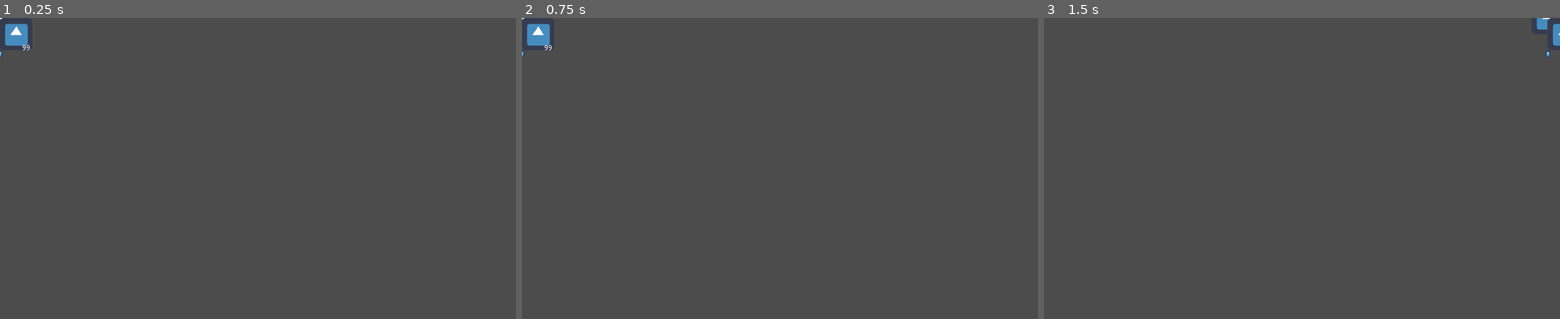
Above: before the commit, frames 1-3 (left to right).
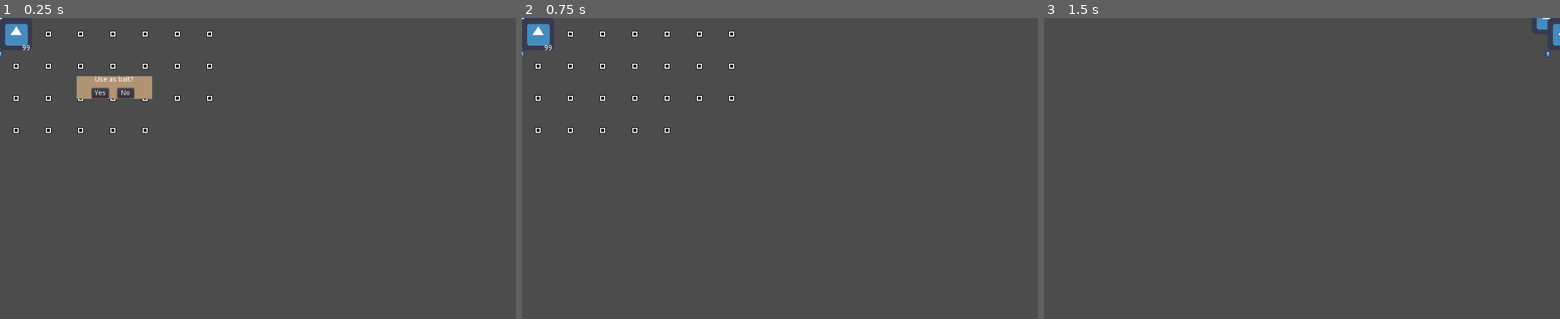
Above: after the commit, the same moments.

Repository: Jimmy-s-Test-Site/20210122_feel_good_jam
Game: Godot game, scene res://Abdullah Folder/Player Things/Player.tscn
Two runs of this game, one before a commit and one after it. Both use one fixed random seed, a clock stepped at 60 frames per second and the inputs below. The project has no main scene, so this scene is started directly. The engine's default icon, where the game draws it, is replaced by a stand-in: a white triangle on a blue panel in a dark square.
Inputs (mouse positions are in pixels of both pictures, inside the frame that each line leads up to):
- Up to frame 1 (0.25 s): no input
- Up to frame 2 (0.75 s): click (620, 93) at 0.5 s, where only the run after the commit has a clickable "Yes"
- Up to frame 3 (1.5 s): tap Enter at 1.25 s; move the mouse to (1415, 153) at 1.27 s; hold D (right) from 1.28 s (still down); tap Space (cast_hook) at 1.35 s; click (1415, 153) at 1.42 s

The runs differ from the first frame. In frame 1, 1.6% of the frame differs, in the area x 2-42%, y 4-39%; in frame 2, 0.7%; in frame 3, nothing differs.

Commit message:
uthdfdghzdfgfdthmhdghhdmdf

Diff:
--- a/Feel Good Jam/Abdullah Folder/Inventory Things/Bait Prompt.gd
+++ b/Feel Good Jam/Abdullah Folder/Inventory Things/Bait Prompt.gd
@@ -1,11 +1,16 @@
 extends ColorRect
 
-signal bait_used
+export (Resource) var inventory
+signal bait_confirmed
 
 func _on_No_pressed():
 	self.visible = false
 
 
 func _on_Yes_pressed():
-	emit_signal("bait_used")
+#	inventory.stack_item(rand_range(25) ,-1)
 	self.visible = false
+
+func _on_BaitPrompt_bait_used(item):
+	print("somethoong")
+	self.visible = true
--- a/Feel Good Jam/Abdullah Folder/Inventory Things/Bait Prompt.tscn
+++ b/Feel Good Jam/Abdullah Folder/Inventory Things/Bait Prompt.tscn
@@ -1,6 +1,7 @@
-[gd_scene load_steps=2 format=2]
+[gd_scene load_steps=3 format=2]
 
 [ext_resource path="res://Abdullah Folder/Inventory Things/Bait Prompt.gd" type="Script" id=1]
+[ext_resource path="res://Abdullah Folder/Inventory Things/Inventory.tres" type="Resource" id=2]
 
 [node name="BaitPrompt" type="ColorRect"]
 anchor_left = 0.5
@@ -16,6 +17,7 @@
 __meta__ = {
 "_edit_use_anchors_": false
 }
+inventory = ExtResource( 2 )
 
 [node name="Text" type="Label" parent="."]
 margin_left = 35.9594
--- a/Feel Good Jam/Abdullah Folder/Inventory Things/InventoryDisplay.tscn
+++ b/Feel Good Jam/Abdullah Folder/Inventory Things/InventoryDisplay.tscn
@@ -7,6 +7,8 @@
 [node name="InventoryDisplay" type="GridContainer"]
 anchor_right = 1.0
 anchor_bottom = 1.0
+size_flags_horizontal = 0
+size_flags_vertical = 0
 custom_constants/vseparation = 0
 custom_constants/hseparation = 0
 columns = 7
--- a/Feel Good Jam/Abdullah Folder/Inventory Things/InventorySlotDisplay.gd
+++ b/Feel Good Jam/Abdullah Folder/Inventory Things/InventorySlotDisplay.gd
@@ -1,5 +1,8 @@
 extends CenterContainer
 
+signal bait_used
+
+var has_item = false
 #var inventory = preload("res://Abdullah Folder/Inventory Things/Inventory.tres")
 
 export (Resource) var inventory
@@ -12,9 +15,11 @@
 
 func display_item(item):
 	if item is Item:
+		has_item = true
 		itemTextureRect.texture = item.texture
 		itemAmountLabel.text = str(item.amount)
 	else:
+		has_item = false
 		#itemTextureRect.texture = load("res://Abdullah Folder/Inventory Things/Untitled.png")
 		itemTextureRect.texture = item_texture_miiiiine
 		itemAmountLabel.text = ""
@@ -47,3 +52,29 @@
 		inventory.swap_items(my_item_index, data.item_index)
 		inventory.set_item(my_item_index, data.item)
 #	inventory.drag_data = null
+
+func _input(event):
+	if has_item:
+		if event is InputEventMouseButton:
+			if event.button_index == BUTTON_RIGHT and event.pressed:
+				var my_item_index = get_index()
+				var my_item =  inventory.items[my_item_index]
+				var global_position = self.get_global_transform().get_origin()
+				var global_scale = self.get_global_transform().get_scale()
+
+				var edges = {
+					"left" : global_position.x,
+					"right" :global_position.x + (self.rect_size.x * global_scale.x),
+					"top" : global_position.y,
+					"bottom" : global_position.y + (self.rect_size.y * global_scale.y)
+				}
+				if (
+					event.global_position.x > edges.left
+					and event.global_position.x < edges.right
+					and event.global_position.y > edges.top
+					and event.global_position.y < edges.bottom
+				):
+					emit_signal("bait_used", my_item, my_item_index)
+
+#func _on_InventorySlotDisplay_focus_entered():
+#	print("sup homie")
--- a/Feel Good Jam/Abdullah Folder/Inventory Things/InventorySlotDisplay.tscn
+++ b/Feel Good Jam/Abdullah Folder/Inventory Things/InventorySlotDisplay.tscn
@@ -1,22 +1,26 @@
-[gd_scene load_steps=2 format=2]
+[gd_scene load_steps=4 format=2]
 
 [ext_resource path="res://Abdullah Folder/Inventory Things/InventorySlotDisplay.gd" type="Script" id=1]
+[ext_resource path="res://Abdullah Folder/Inventory Things/Untitled.png" type="Texture" id=2]
+[ext_resource path="res://Abdullah Folder/Inventory Things/Inventory.tres" type="Resource" id=3]
 
 [node name="InventorySlotDisplay" type="CenterContainer"]
 anchor_right = 1.0
 anchor_bottom = 1.0
+margin_right = -960.0
+margin_bottom = -536.0
 size_flags_horizontal = 3
 size_flags_vertical = 3
 script = ExtResource( 1 )
 __meta__ = {
 "_edit_use_anchors_": false
 }
+inventory = ExtResource( 3 )
+item_texture_miiiiine = ExtResource( 2 )
 
 [node name="ItemTextureRect" type="TextureRect" parent="."]
-margin_left = 480.0
-margin_top = 268.0
-margin_right = 544.0
-margin_bottom = 332.0
+margin_right = 64.0
+margin_bottom = 64.0
 rect_min_size = Vector2( 64, 64 )
 stretch_mode = 4
 
--- a/Feel Good Jam/Abdullah Folder/Player Things/Player.gd
+++ b/Feel Good Jam/Abdullah Folder/Player Things/Player.gd
@@ -70,12 +70,14 @@
 # engine defined functions
 
 func _ready() -> void:
-#	while true:
+	var barr = $InventoryContainer/CenterContainer/InventoryDisplay
+	for slot in barr.get_children():
+		slot.connect("bait_used", $BaitPrompt,"_on_BaitPrompt_bait_used")
+	#while true:
 #		yield(get_tree().create_timer(1), "timeout")
 #		inventory.push_item(items_list.FISH_TYPES.Worm)
 	#$AnimationPlayer.playback_speed = 2
 	#$AnimationPlayer.play("Walking")
-	pass
 
 var isTrue = 99
 func _physics_process(delta : float) -> void:
@@ -84,7 +86,6 @@
 	self.animation_manager()
 	while isTrue > 0:
 		add_item()
-		print("hey")
 		isTrue -= 1
 
 func add_item():
--- a/Feel Good Jam/Abdullah Folder/Player Things/Player.tscn
+++ b/Feel Good Jam/Abdullah Folder/Player Things/Player.tscn
@@ -1,10 +1,11 @@
-[gd_scene load_steps=7 format=2]
+[gd_scene load_steps=8 format=2]
 
 [ext_resource path="res://Abdullah Folder/Player Things/Player.gd" type="Script" id=1]
 [ext_resource path="res://Abdullah Folder/Player Things/Rod.tscn" type="PackedScene" id=2]
 [ext_resource path="res://icon.png" type="Texture" id=3]
 [ext_resource path="res://Abdullah Folder/Inventory Things/Inventory.tres" type="Resource" id=4]
 [ext_resource path="res://Abdullah Folder/Inventory Things/InventoryContainer.tscn" type="PackedScene" id=5]
+[ext_resource path="res://Abdullah Folder/Inventory Things/Bait Prompt.tscn" type="PackedScene" id=6]
 
 [sub_resource type="CapsuleShape2D" id=1]
 
@@ -25,4 +26,10 @@
 [node name="Rod" parent="." instance=ExtResource( 2 )]
 
 [node name="InventoryContainer" parent="." instance=ExtResource( 5 )]
+
+[node name="BaitPrompt" parent="." instance=ExtResource( 6 )]
+margin_left = 151.762
+margin_top = 115.997
+margin_right = 301.762
+margin_bottom = 160.997
 [connection signal="harvest" from="Rod" to="." method="_on_Rod_harvest"]
